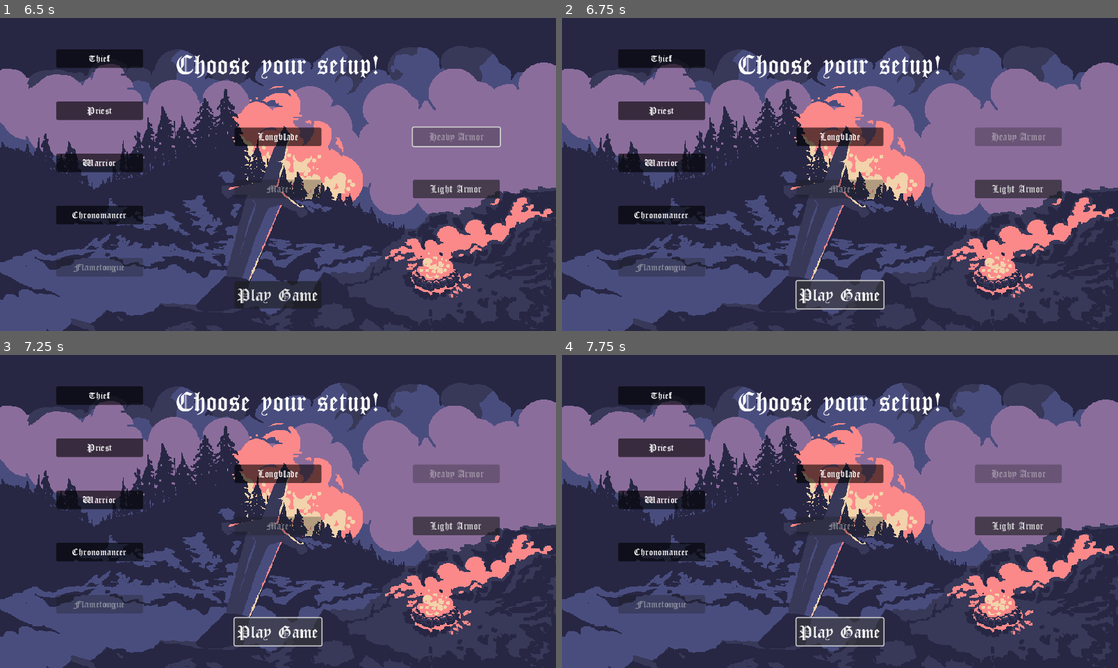
Above: before the commit, frames 1-4 (two rows, left to right).
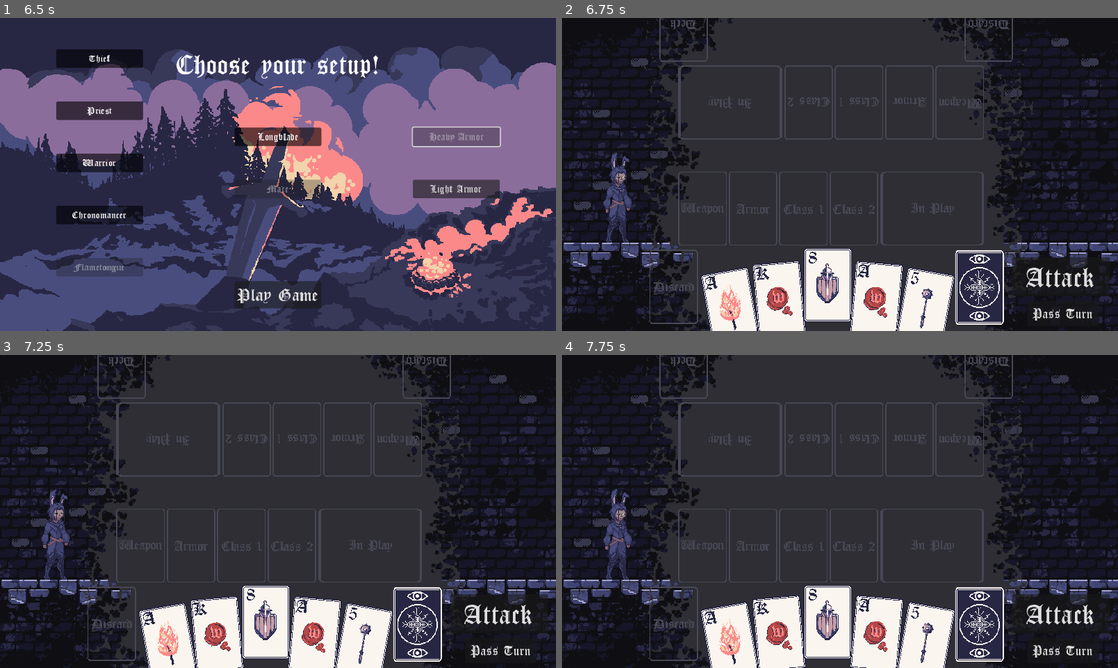
Above: after the commit, the same moments.

Repository: grahamcr4cker/PracticeCards
Game: Godot game, scene res://entities/game_scenes/main_menu/main_menu.tscn
Two runs of this game, one before a commit and one after it. Both use one fixed random seed, a clock stepped at 60 frames per second and the inputs below.
Inputs (mouse positions are in pixels of both pictures, inside the frame that each line leads up to):
- Up to frame 1 (6.5 s): click "Thief" at 0.5 s; click "Priest" at 1.25 s; click "Warrior" at 2 s; click "Chronomancer" at 2.75 s; click "Flametongue" at 3.5 s; click "Longblade" at 4.25 s; click "Mace" at 5 s; click "Heavy Armor" at 5.75 s
- Up to frame 2 (6.75 s): click "Play Game" at 6.5 s
- Up to frame 3 (7.25 s): no input
- Up to frame 4 (7.75 s): click (840, 630) at 7.25 s, where only the run before the commit has a clickable "Play Game"

Frame 1 is identical in both runs. In frame 2, 76% of the frame differs, in the area x 0-100%, y 0-100%; in frame 3, 76%; in frame 4, 76%.
Error before the commit: Compile Error: (res://entities/game_scenes/main_menu/main_menu.gd:-1)

Commit message:
updated locations

Diff:
--- a/entities/card_scenes/PlayableCard.tscn
+++ b/entities/card_scenes/PlayableCard.tscn
@@ -1,6 +1,6 @@
 [gd_scene load_steps=21 format=3 uid="uid://c2qfawiylebo5"]
 
-[ext_resource type="Material" uid="uid://c2aiki26mcnqh" path="res://WhiteColorShader.tres" id="1_4fkn5"]
+[ext_resource type="Material" uid="uid://c2aiki26mcnqh" path="res://materials/WhiteColorShader.tres" id="1_4fkn5"]
 [ext_resource type="Texture2D" uid="uid://bhwmi0xufos0m" path="res://assets/Card Art/card_back.png" id="2_ehclh"]
 [ext_resource type="Script" path="res://entities/card_scenes/PlayableCard.gd" id="3_y2mtf"]
 
@@ -194,7 +194,7 @@
 material = ExtResource("1_4fkn5")
 position = Vector2(1.24529, 1.26606)
 texture = ExtResource("2_ehclh")
-offset = Vector2(0, -4.75586)
+offset = Vector2(0, -5)
 script = ExtResource("3_y2mtf")
 suit_type = null
 is_face_card = null
--- a/project.godot
+++ b/project.godot
@@ -17,10 +17,9 @@
 
 [autoload]
 
-PlayerDeckChoices="*res://player_deck_choices.gd"
-CardLibrary="*res://card_library.gd"
-GameBoard="*res://game_board.gd"
-TurnManager="*res://turn_manager.gd"
+CardLibrary="*res://singletons/card_library.gd"
+GameBoard="*res://singletons/game_board.gd"
+TurnManager="*res://singletons/turn_manager.gd"
 
 [display]
 
